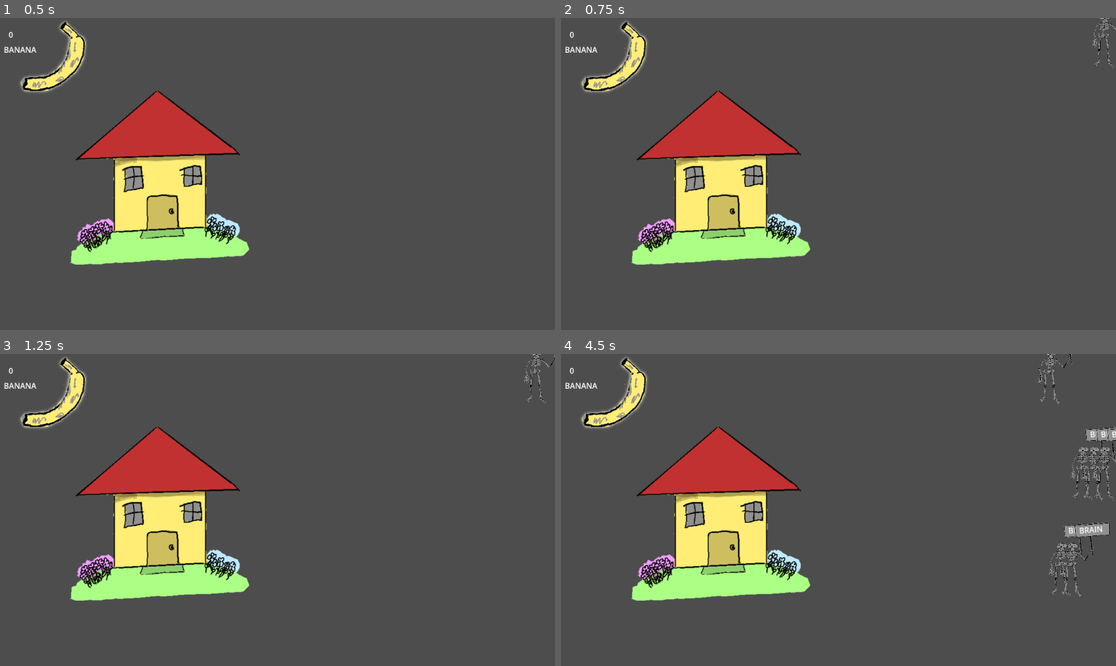
Above: before the commit, frames 1-4 (two rows, left to right).
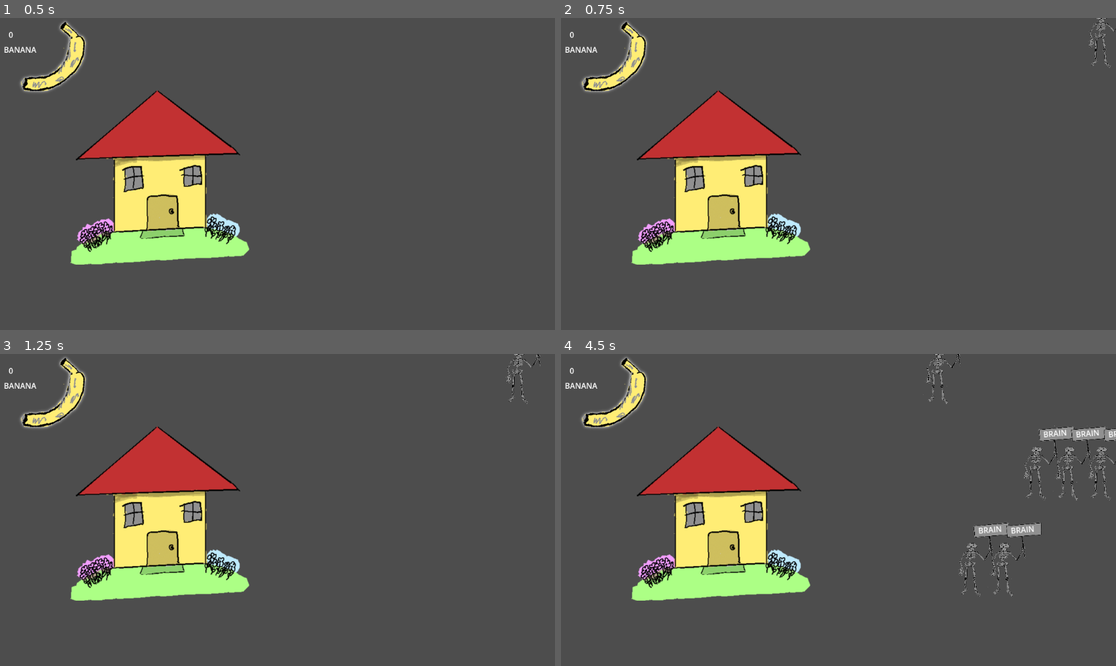
Above: after the commit, the same moments.

Repository: D0V4HKIIN/monkey-vs-zombies
Game: Godot game, scene res://main.tscn
Same seed, same stepped clock (60 frames per second), same inputs: the game is played once before the commit and once after it.
Inputs:
- Up to frame 1 (0.5 s): no input
- Up to frame 2 (0.75 s): tap Enter at 0.5 s; tap Z (zombie) at 0.6 s
- Up to frame 3 (1.25 s): no input
- Up to frame 4 (4.5 s): tap Z (zombie) every 0.75 s from 1.35 to 4.35 s

Frame 1 is identical in both runs. In frame 2, 0.2% of the frame differs, in the area x 95-100%, y 0-17%; in frame 3, 0.3%; in frame 4, 3.1%, in the area x 65-100%, y 0-78%.

Commit message:
game over scene

Diff:
--- /dev/null
+++ b/game_over.tscn
@@ -0,0 +1,10 @@
+[gd_scene format=3 uid="uid://cob5b716f8dad"]
+
+[node name="GameOver" type="Node2D"]
+
+[node name="Label" type="Label" parent="."]
+offset_right = 1147.0
+offset_bottom = 653.0
+text = "GAME OVER"
+horizontal_alignment = 1
+vertical_alignment = 1
--- a/zombie.gd
+++ b/zombie.gd
@@ -3,13 +3,16 @@
 @export var SPEED = 30
 var word = "BRAIN"
 var current = 0
+var game_over_scene = preload("res://game_over.tscn")
 # Called when the node enters the scene tree for the first time.
 func _ready() -> void:
 	$SignText.text = "[center]" + word + "[/center]"
 
 # Called every frame. 'delta' is the elapsed time since the previous frame.
 func _process(delta: float) -> void:
-	position.x -= delta * SPEED
+	position.x -= delta * SPEED*3
+	if position.x <= -150:
+		game_over()
 
 func _unhandled_input(event):
 	if event is InputEventKey:
@@ -25,3 +28,8 @@
 			for i in range(current, word.length()):
 				$SignText.text += word[i]
 			$SignText.text += "[/center]"
+
+func game_over():
+	print("Game over")
+	var go_scene = game_over_scene.instantiate()
+	get_tree().change_scene_to_file("res://game_over.tscn")
Not shown: 1 places in main.tscn that only renumber resources
